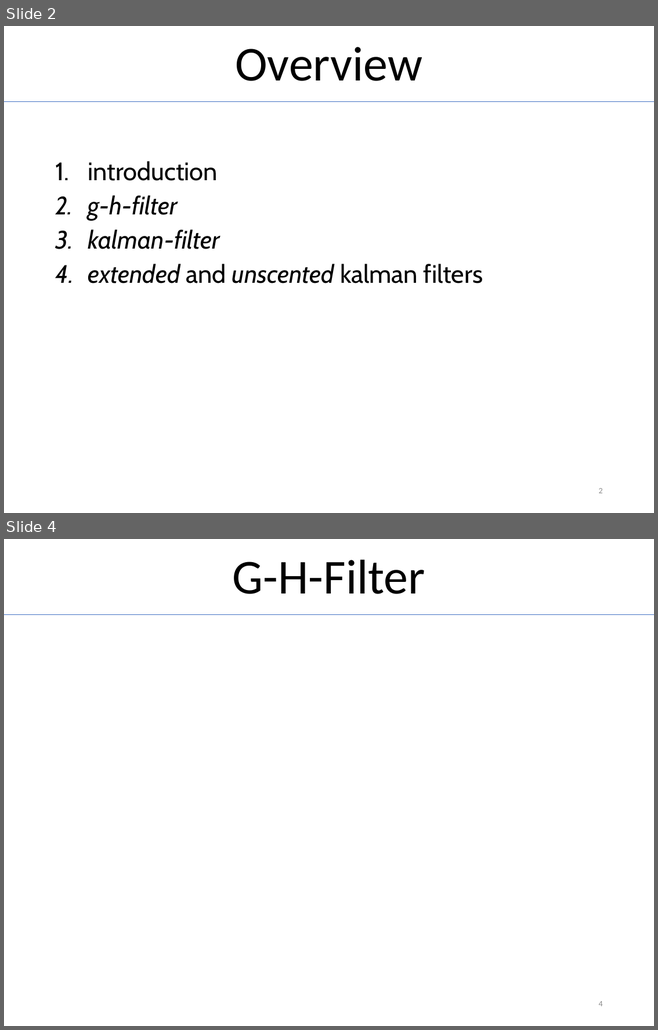
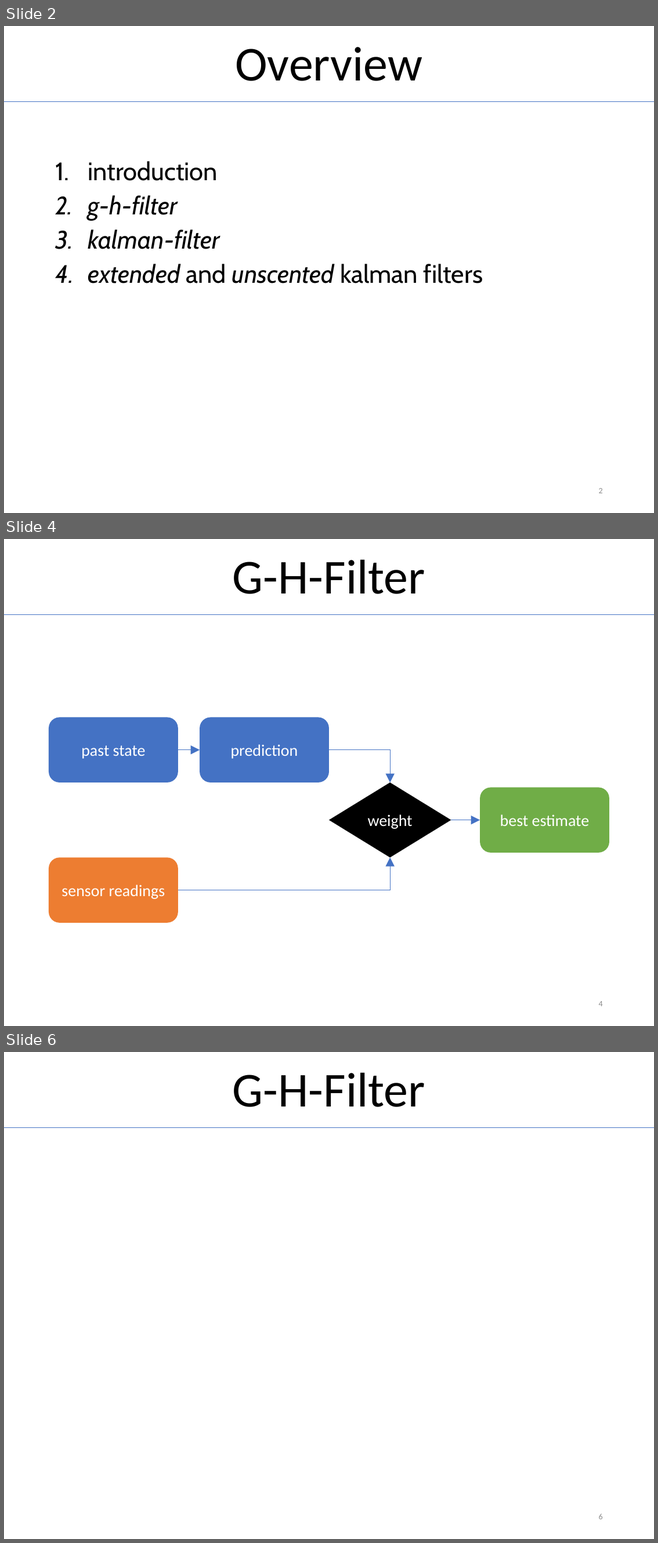
Before and after one commit to MichiHo/flocking, a slide deck: vortrag/ba_seminar_presentation.pptx. Shown one above the other, each under a label of ours: slides 2 and 4 before the commit, slides 2, 4 and 6 after it; the slides between them are not shown. The pictures are 658x1030 and 658x1543 pixels, drawn with LibreOffice and Linux fonts; fonts in the diff are those of the drawing; grey boxes stand for pictures. Boxes give left, top, right and bottom in pixels: in the first picture for what was removed or moved away, otherwise in the second. Text is boxed around its words. In the diff, an @@ line names an element or a change of style, - is before the commit and + after.

```diff
--- a/vortrag/ba_seminar_presentation.pptx
+++ b/vortrag/ba_seminar_presentation.pptx
@@ slide 4 added at bbox=[4, 539, 654, 1026], background #FFFFFF @@
@@ title added at bbox=[233, 559, 425, 594], 54 pt, text #000000 @@
+G-H-Filter
@@ line added from (4, 614) to (654, 614), #4472C4 0.5 pt @@
@@ rounded rectangle added at bbox=[49, 718, 178, 783], fill #4472C4, 18 pt, text #FFFFFF @@
+past state
@@ rounded rectangle added at bbox=[199, 718, 329, 783], fill #4472C4, 18 pt, text #FFFFFF @@
+prediction
@@ arrow added from (178, 750) to (199, 750), #4472C4 0.5 pt @@
@@ elbow arrow added from (329, 750) to (390, 783), #4472C4 0.5 pt @@
@@ diamond added at bbox=[329, 783, 451, 858], fill #000000, 18 pt, text #FFFFFF @@
+weight
@@ rounded rectangle added at bbox=[480, 788, 609, 853], fill #70AD47, 18 pt, text #FFFFFF @@
+best estimate
@@ arrow added from (451, 820) to (480, 820), #4472C4 0.5 pt @@
@@ rounded rectangle added at bbox=[49, 858, 178, 923], fill #ED7D31, 18 pt, text #FFFFFF @@
+sensor readings
@@ elbow arrow added from (178, 890) to (390, 858), #4472C4 0.5 pt @@
@@ page number added at bbox=[598, 1001, 603, 1006], 9 pt, text #8C8C8C @@
+4
@@ what was slide 4 is now slide 6 @@
@@ page number at bbox=[598, 1514, 603, 1519]: text changed @@
-4
+6
```
Also in this commit, not shown: 2 slides changed, 3 other slides added, 1 slide removed, 7 other files.
